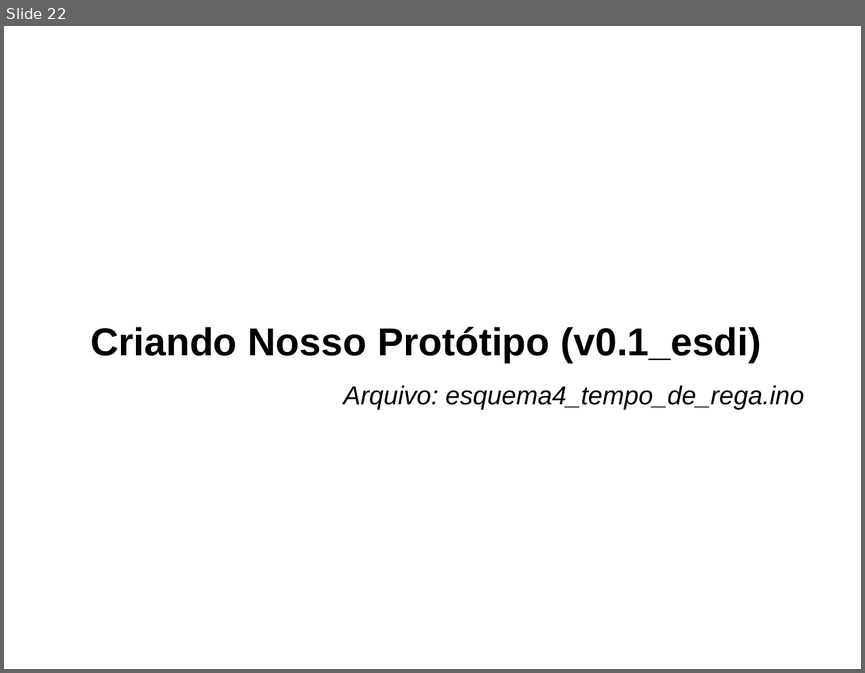
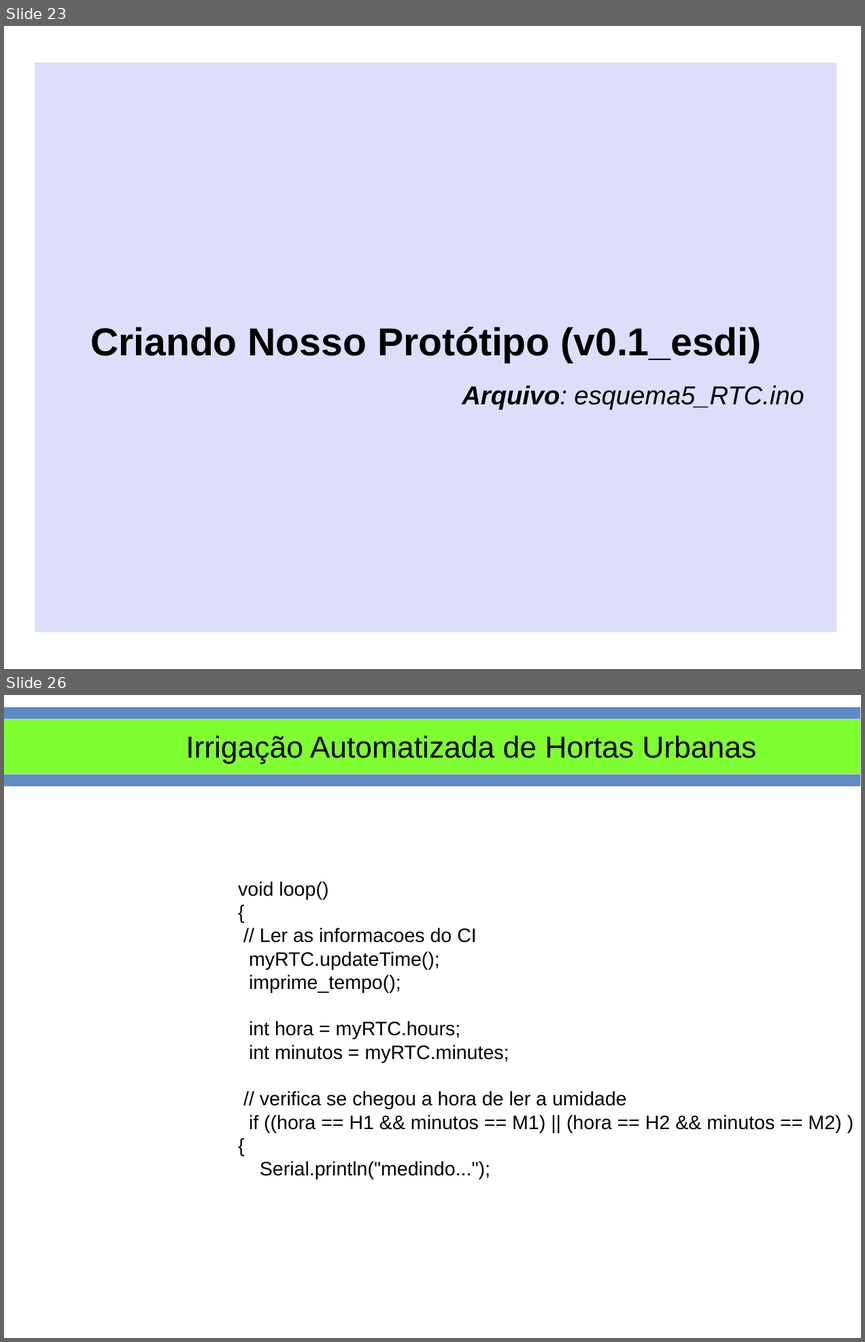
Before and after one commit to smjacques/Horta-Automatizada-ESDI, a slide deck: Slides/Uso de Arduino para Irrigação Automatizada de Hortas Urbanas.odp. Shown one above the other, each under a label of ours: slide 22 before the commit, slides 23 and 26 after it; the slides between them are not shown. The pictures are 865x673 and 865x1342 pixels, drawn with LibreOffice and Linux fonts; fonts in the diff are those of the drawing; background and template pictures are left out. Boxes give left, top, right and bottom in pixels: in the first picture for what was removed or moved away, otherwise in the second. Text is boxed around its words. In the diff, an @@ line names an element or a change of style, - is before the commit and + after.

```diff
--- a/Slides/Uso de Arduino para Irrigação Automatizada de Hortas Urbanas.odp
+++ b/Slides/Uso de Arduino para Irrigação Automatizada de Hortas Urbanas.odp
@@ slide 26 added at (4, 695, 861, 1338), background #FFFFFF @@
@@ rectangle added at (4, 707, 861, 787), fill #5E8AC7, outline #E0EFD4 0 pt @@
@@ rectangle added at (4, 719, 861, 775), fill #7FFF32, outline #CCCCCC 0 pt @@
@@ title added at (186, 735, 756, 764), 28 pt, text #000000 @@
+Irrigação Automatizada de Hortas Urbanas
@@ text added at (238, 881, 841, 1179), 18 pt, text #000000 @@
+void loop()
+{
+// Ler as informacoes do CI
+myRTC.updateTime();
+imprime_tempo();
+int hora = myRTC.hours;
+int minutos = myRTC.minutes;
+// verifica se chegou a hora de ler a umidade
+if ((hora == H1 && minutos == M1) || (hora == H2 && minutos == M2) ) {
+Serial.println("medindo...");
@@ what was slide 22 is now slide 23 @@
@@ slide 23 changed as well @@
@@ rectangle: place and size @@
-rectangle at (35, 106, 836, 589)
+rectangle at (35, 63, 836, 632)
@@ rectangle at (35, 63, 836, 632): fill #FFFFFE at 59% opacity to #C7C9F8 at 60% opacity @@
@@ text at (462, 385, 804, 410): text changed @@
-Arquivo: esquema4_tempo_de_rega.ino
+Arquivo: esquema5_RTC.ino
```
Also in this commit, not shown: 21 other slides changed, 7 other slides added, 4 slides removed, 17 other files.
